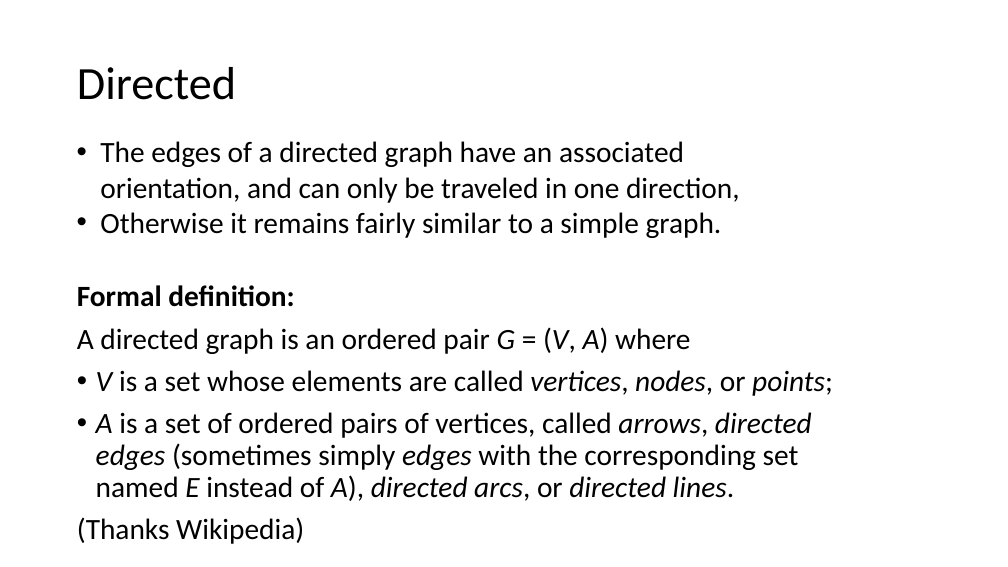
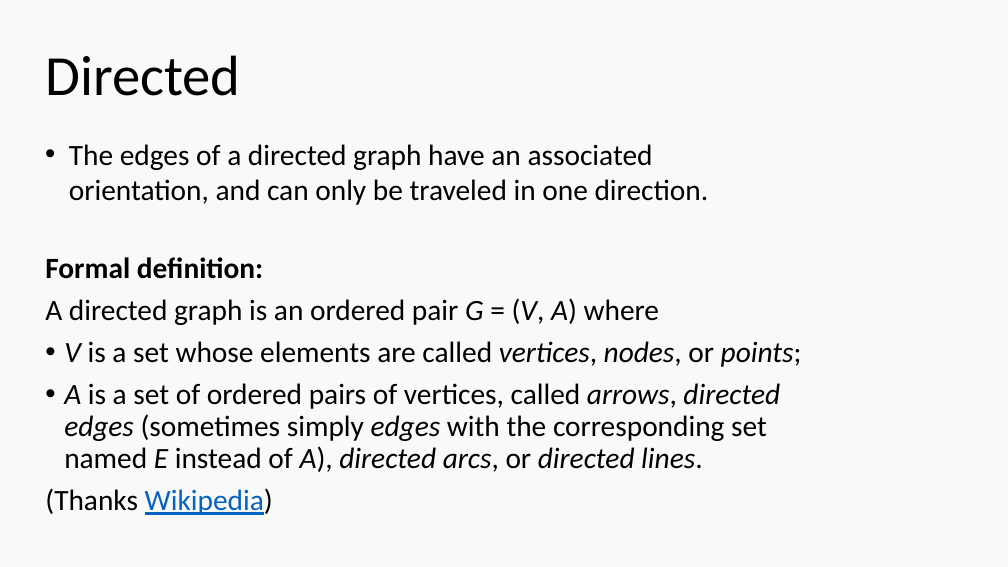
Before and after one commit to ethanatortx/graph_lab_presentation, a slide deck: slide 4 of graphs_pp.pptx (slide 5 before the commit). Drawn at 1008x567 pixels with LibreOffice and Linux fonts; fonts in the diff are those of the drawing. Boxes give left, top, right and bottom in pixels: in the first picture for what was removed or moved away, otherwise in the second. Text is boxed around its words. In the diff, an @@ line names an element or a change of style, - is before the commit and + after.

Commit message:
graph lab changes

```diff
--- a/graphs_pp.pptx
+++ b/graphs_pp.pptx
@@ background #FFFFFF to #F9F9F9 @@
@@ title "Directed": place and size @@
-title "Directed" at box(77, 67, 236, 100)
+title "Directed" at box(45, 55, 240, 96)
@@ title "Directed" at box(45, 55, 240, 96): size 44 to 54 pt @@
@@ text at box(69, 144, 709, 205): text changed @@
-• The edges of a directed graph have an associated orientation, and can only be traveled in one direction,
-• Otherwise it remains fairly similar to a simple graph.
+• The edges of a directed graph have an associated orientation, and can only be traveled in one direction.
@@ text "Formal definition:": place and size @@
-text "Formal definition:" at box(77, 285, 833, 544)
+text "Formal definition:" at box(45, 257, 802, 515)
@@ text at box(45, 488, 273, 515): text colour #000000 to #0563C1, underline on in "Wikipedia)" @@
```
Also in this commit, not shown: 5 other slides changed, 2 slides added, 7 slides removed, 5 other files.
